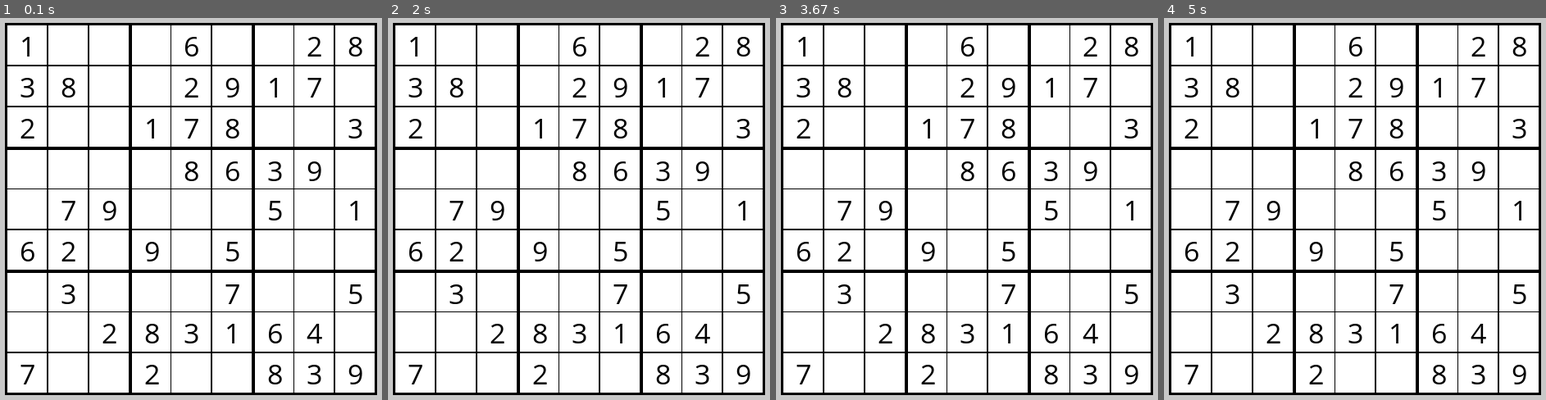
Above: before the commit, frames 1-4 (left to right).
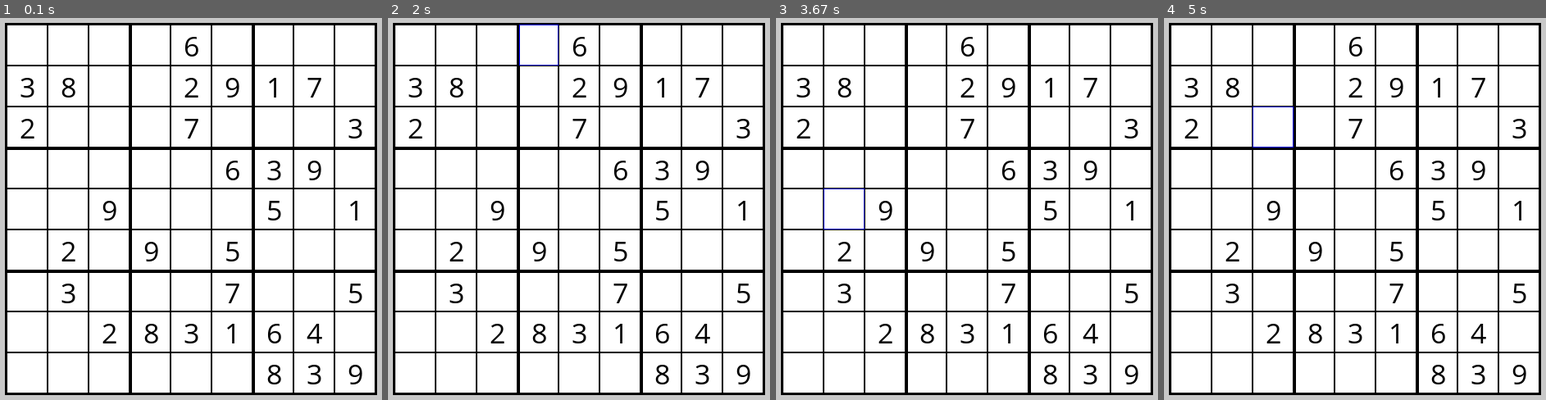
Above: after the commit, the same moments.

Repository: aditya-sahai/Sudoku-Game
Game: pygame game, started from GameWindow.py
Same seed, same stepped clock (60 frames per second), same inputs: the game is played once before the commit and once after it.
Inputs (mouse positions are in pixels of both pictures, inside the frame that each line leads up to):
- Up to frame 1 (0.1 s): no input
- Up to frame 2 (2 s): click (678, 147) at 0.38 s; click (682, 186) at 0.72 s; click (475, 63) at 1.05 s; click (outside the picture) at 1.38 s; click (525, 37) at 1.72 s
- Up to frame 3 (3.67 s): click (1035, 296) at 2.05 s; click (1047, 52) at 2.38 s; click (974, 29) at 2.72 s; click (outside the picture) at 3.05 s; click (856, 205) at 3.38 s
- Up to frame 4 (5 s): click (outside the picture) at 3.72 s; click (1263, 37) at 4.05 s; click (1484, 124) at 4.38 s; click (1263, 113) at 4.72 s

The runs differ from the first frame. In frame 1, 2.4% of the frame differs, in the area x 1-99%, y 1-99%; in frame 2, 2.4%; in frame 3, 2.5%; in frame 4, 2.5%.

Commit message:
Fixing The Problem Of Lines Being Of Diff. Width

Diff:
--- a/GameWindow.py
+++ b/GameWindow.py
@@ -1,11 +1,12 @@
 import pygame
 from PygameConfig import PygameConfig
 from SudokuGenerator import SudokuGenerator
+settings = PygameConfig()
 
 
 class GameWindow:
-    def __init__(self, difficulty):
-        self.settings = PygameConfig()
+    def __init__(self, difficulty, settings):
+        self.settings = settings
         self.loop_running = True
         self.sudoku_surface = pygame.Surface((self.settings.SUDOKU_WIDTH, self.settings.SUDOKU_HEIGHT))
         self.SudokuGenerator = SudokuGenerator()
@@ -17,26 +18,42 @@
         """Gets a 2d list containing dicts instead of just numbers."""
 
         for row_num in range(9):
+            height = self.settings.BLOCK_SIZE
+            y = row_num * self.settings.BLOCK_SIZE + self.settings.BOX_LINES_THICKNESS
+
+            if row_num % 3 == 0 and row_num != 0:
+                y += self.settings.BOX_LINES_THICKNESS
+                height -= self.settings.BOX_LINES_THICKNESS
+
             for col_num in range(9):
+                width = self.settings.BLOCK_SIZE
+                x = col_num * self.settings.BLOCK_SIZE + self.settings.BOX_LINES_THICKNESS
 
                 if col_num % 3 == 0 and col_num != 0:
-                    x = col_num * self.settings.BLOCK_SIZE + 4
-
-                else:
-                    x = col_num * self.settings.BLOCK_SIZE + 2
-
-                if row_num % 3 == 0 and row_num != 0:
-                    y = row_num * self.settings.BLOCK_SIZE + 4
-
-                else:
-                    y = row_num * self.settings.BLOCK_SIZE + 2
+                    x += self.settings.BOX_LINES_THICKNESS
+                    width -= self.settings.BOX_LINES_THICKNESS
 
                 self.SudokuGenerator.grid[row_num][col_num] = {
                     "value": self.SudokuGenerator.grid[row_num][col_num],
                     "can-change": self.SudokuGenerator.grid[row_num][col_num] == 0,
-                    "rect": pygame.Rect(x, y, self.settings.BLOCK_SIZE, self.settings.BLOCK_SIZE),
+                    "rect": pygame.Rect(x, y, width, height),
                     "color": (0, 0, 0),
                 }
+
+    def make_sudoku_hover_sensitive(self):
+        """Changes the color of the border if the mouse hovers on a rect."""
+
+        mouse_pos = pygame.mouse.get_pos()
+        mouse_x = mouse_pos[0] - self.settings.SUDOKU_X
+        mouse_y = mouse_pos[1] - self.settings.SUDOKU_Y
+
+        for row_num, row in enumerate(self.SudokuGenerator.grid):
+            for col_num, num_dict in enumerate(row):
+                if num_dict["rect"].collidepoint(mouse_x, mouse_y):
+                    self.SudokuGenerator.grid[row_num][col_num]["color"] = (0, 0, 255)
+
+                else:
+                    self.SudokuGenerator.grid[row_num][col_num]["color"] = (0, 0, 0)
 
     def draw_sudoku(self):
         """Draws the sudoku surface."""
@@ -48,7 +65,7 @@
 
                 pygame.draw.rect(self.sudoku_surface, (255, 255, 255), num_dict["rect"])
                 pygame.draw.rect(self.sudoku_surface, num_dict["color"], num_dict["rect"], 1)
-                text = self.settings.write_center_text(num_dict["value"], num_dict["rect"])
+                text = self.settings.write_center_text(num_dict["value"], num_dict["rect"], (0, 0, 0))
 
                 if num_dict["value"] != 0:
                     self.sudoku_surface.blit(text["text"], text["rect"])
@@ -75,6 +92,7 @@
         while self.loop_running:
 
             self.event_loop()
+            self.make_sudoku_hover_sensitive()
 
             self.draw_window()
             pygame.display.update()
@@ -83,11 +101,11 @@
 
 
 if __name__ == "__main__":
-    Game = GameWindow("easy")
+    # Game = GameWindow("easy")
+    # # Game.main()
+
+    Game = GameWindow("medium", settings)
     Game.main()
 
-    Game = GameWindow("medium")
-    Game.main()
-
-    Game = GameWindow("hard")
-    Game.main()
+    # Game = GameWindow("hard")
+    # Game.main()
--- a/PygameConfig.py
+++ b/PygameConfig.py
@@ -21,10 +21,12 @@
         self.BACKGROUND_COLOR = (200, 200, 200)
         self.font = pygame.font.SysFont("comicsansms", 36)
 
-    def write_center_text(self, text, rect):
+        self.BOX_LINES_THICKNESS = 2
+
+    def write_center_text(self, text, rect, color):
         """Writes the given text at the center of the given rect"""
 
-        rendered_text = self.font.render(str(text).strip(), True, (0, 0, 0))
+        rendered_text = self.font.render(str(text).strip(), True, color)
         text_rect = rendered_text.get_rect()
         text_rect.center = rect.center
 
